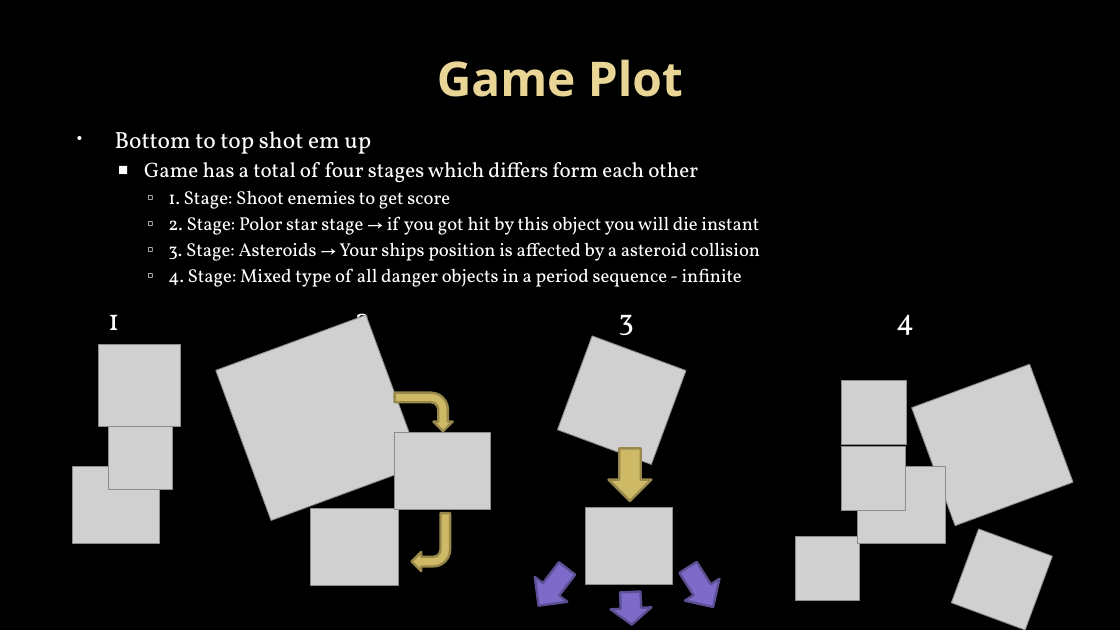
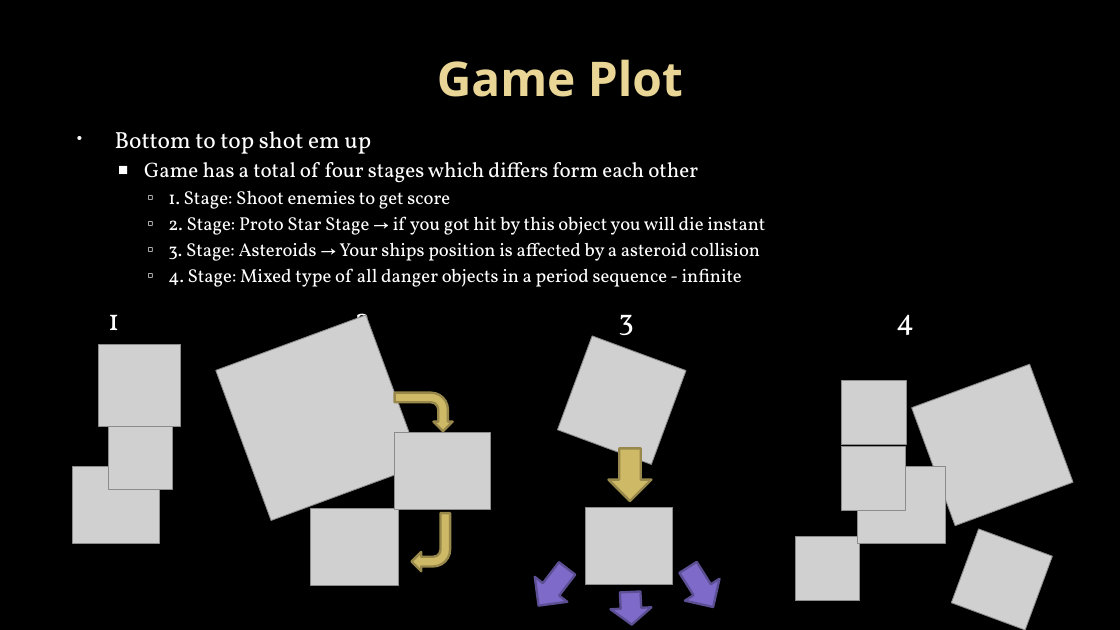
Before and after one commit to andreasdietze/MobileAppWiSe1718, a slide deck: slide 3 of Präsentation/MobileAppsWiSe1718_Dietze_Schmitt_Vorabversion.pptx. Drawn at 1120x630 pixels with LibreOffice and Linux fonts; fonts in the diff are those of the drawing; grey boxes stand for pictures; background and template pictures are left out. Boxes give left, top, right and bottom in pixels: in the first picture for what was removed or moved away, otherwise in the second. Text is boxed around its words. In the diff, an @@ line names an element or a change of style, - is before the commit and + after.

```diff
--- a/Präsentation/MobileAppsWiSe1718_Dietze_Schmitt_Vorabversion.pptx
+++ b/Präsentation/MobileAppsWiSe1718_Dietze_Schmitt_Vorabversion.pptx
@@ text at (168, 216, 765, 235): text changed @@
-    ▫ 2. Stage: Polor star stage → if you got hit by this object you will die instant
+    ▫ 2. Stage: Proto Star Stage → if you got hit by this object you will die instant
```
Also in this commit, not shown: 7 other slides changed, 1 slide added, 1 other file.
